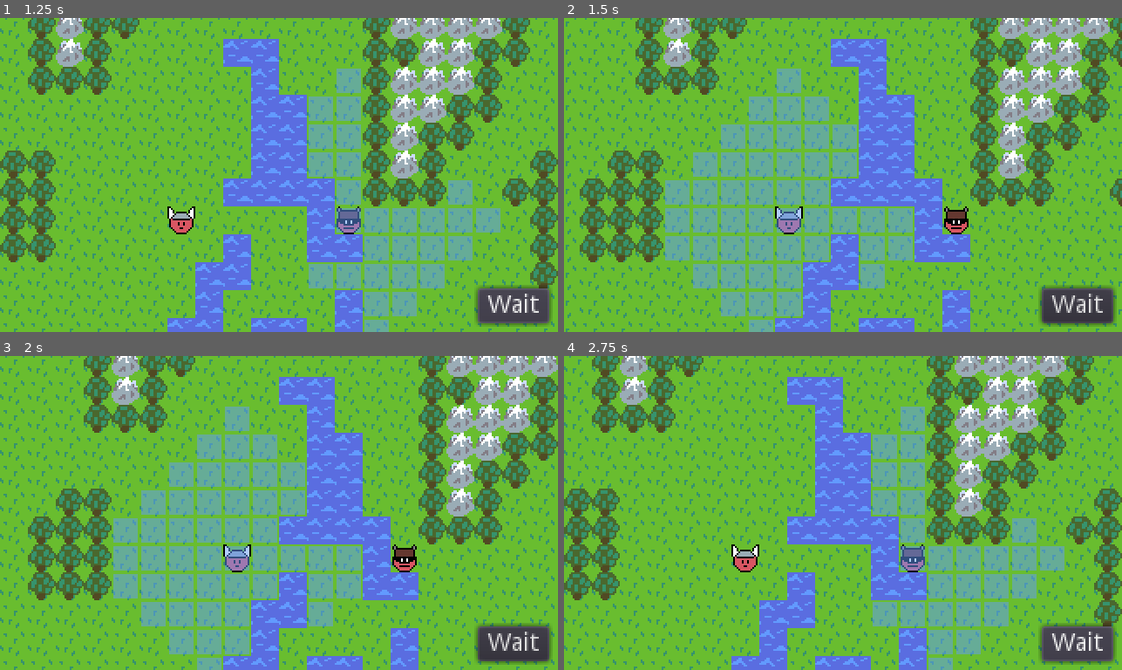
Above: before the commit, frames 1-4 (two rows, left to right).
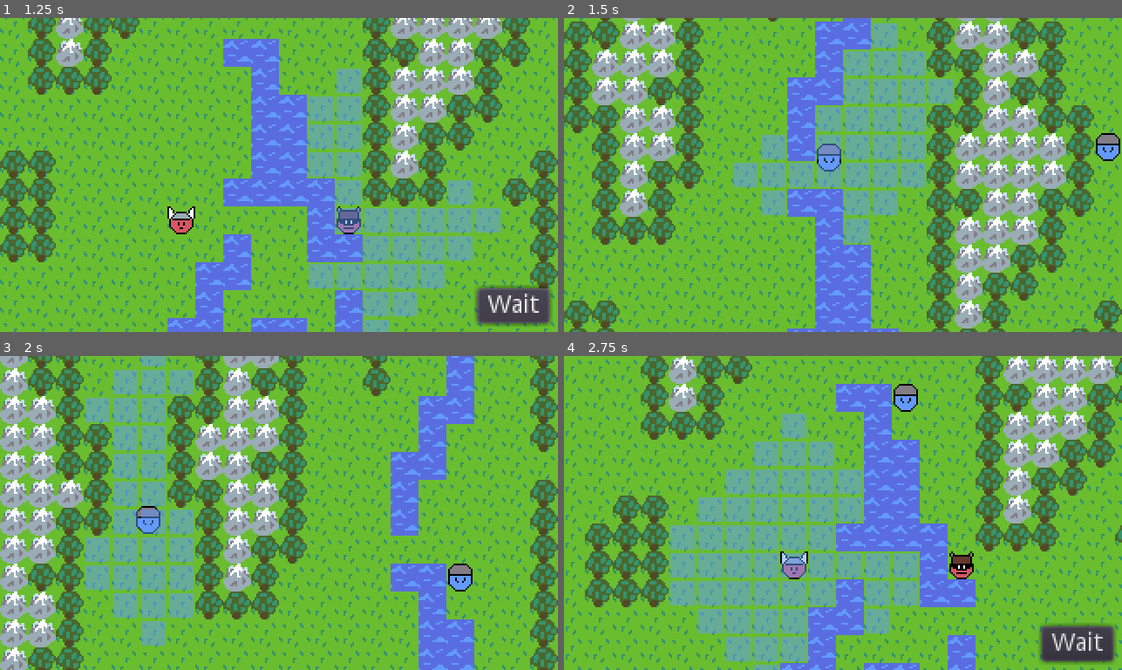
Above: after the commit, the same moments.

Repository: AaronWizard/LegendsOfMajesticSteel
Game: Godot game, scene res://src/game/Game.tscn
Same seed, same stepped clock (60 frames per second), same inputs: the game is played once before the commit and once after it.
Inputs (mouse positions are in pixels of both pictures, inside the frame that each line leads up to):
- Up to frame 1 (1.25 s): click "Wait" at 0.5 s
- Up to frame 2 (1.5 s): click "Wait" at 1.25 s
- Up to frame 3 (2 s): no input
- Up to frame 4 (2.75 s): click (1077, 644) at 2 s, where only the run before the commit has a clickable "Wait"

Frame 1 is identical in both runs. In frame 2, 70% of the frame differs, in the area x 0-100%, y 0-100%; in frame 3, 70%; in frame 4, 65%.

Commit message:
Random AI movement

Diff:
--- a/src/ai/AI.gd
+++ b/src/ai/AI.gd
@@ -18,7 +18,21 @@
 
 
 func determine_action() -> void:
-	#print("Controller: Must implement determine_action()")
-	print("AI.determine_action")
+	var path = _pick_random_path()
+	var action := MoveAction.new(get_actor(), get_map(), path)
 	get_battle_stats().finished = true
-	emit_signal("determined_action", null)
+	emit_signal("determined_action", action)
+
+
+func _pick_random_path() -> Array:
+	var cells := get_battle_stats().enterable_cells.duplicate()
+	cells.erase(get_actor().cell)
+	assert(not (get_actor().cell in cells))
+
+	var index := _random.randi_range(0, cells.size() - 1)
+	var target: Vector2 = cells[index]
+
+	var path = get_battle_stats().get_walk_path(target)
+	assert(path.size() > 0)
+
+	return path
